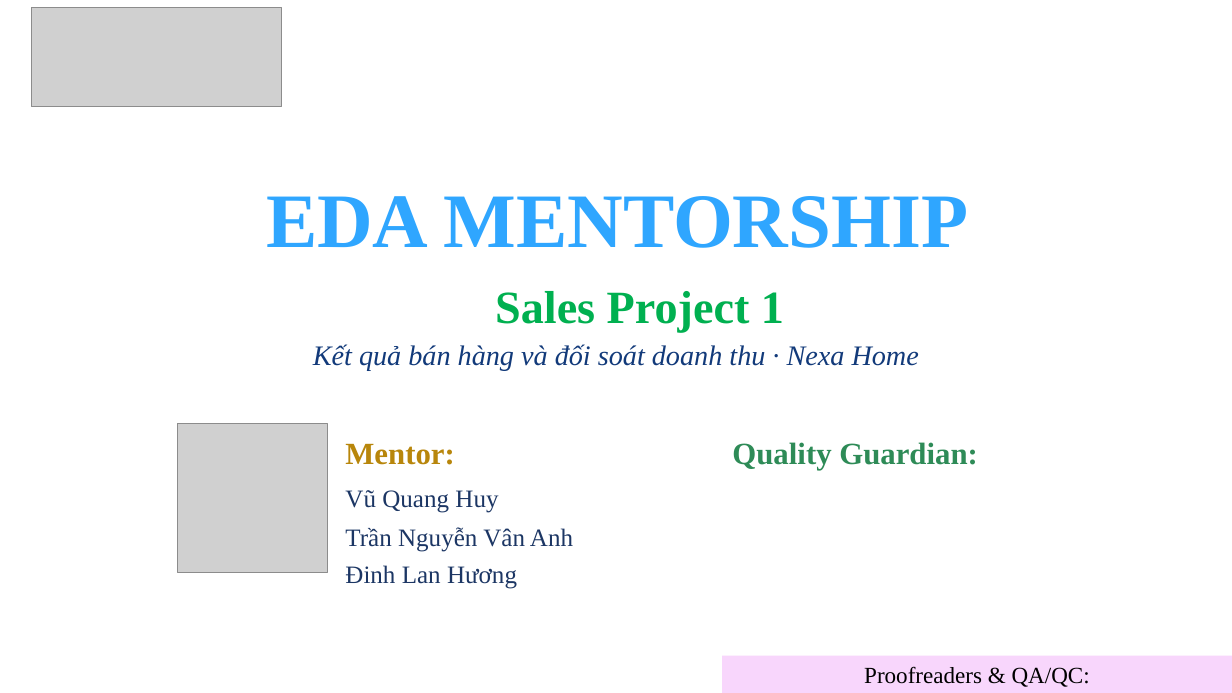
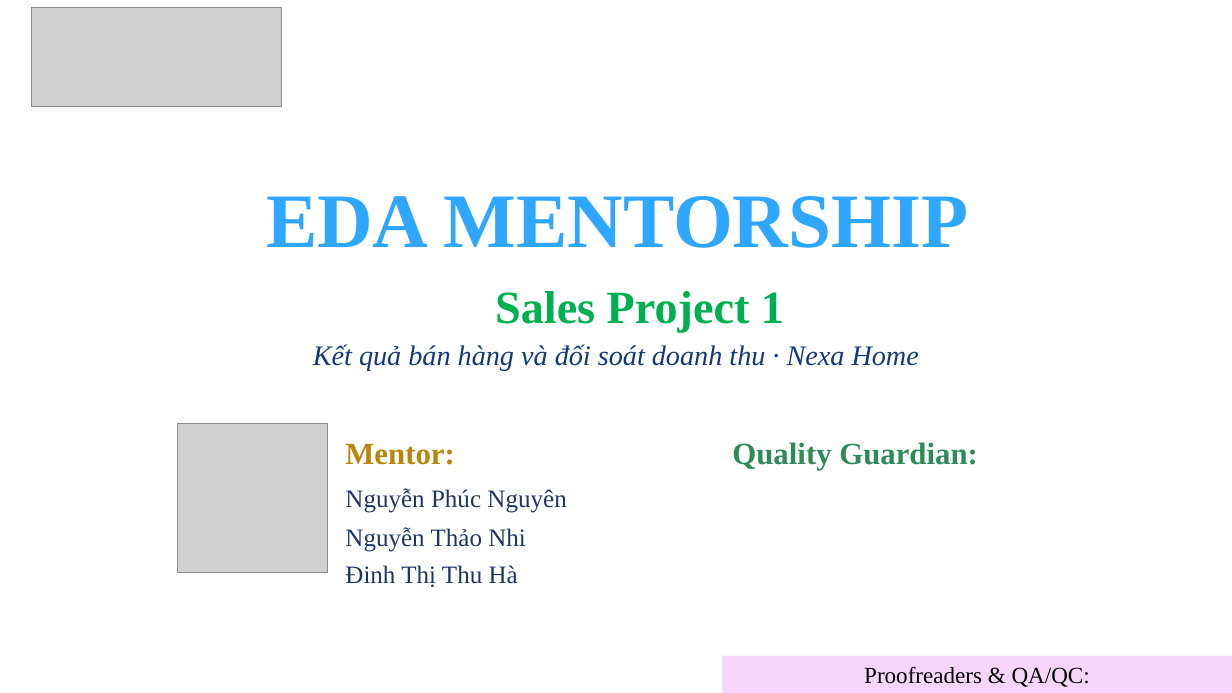
Before and after one commit to nguyennguyenphuc/eDA-Mentor, a slide deck: slide 1 of Sales/Sales Data/Project 1/Slide_Project_1.pptx. Drawn at 1232x693 pixels with LibreOffice and Linux fonts; fonts in the diff are those of the drawing; grey boxes stand for pictures. Boxes give left, top, right and bottom in pixels: in the first picture for what was removed or moved away, otherwise in the second. Text is boxed around its words. In the diff, an @@ line names an element or a change of style, - is before the commit and + after.

```diff
--- a/Sales/Sales Data/Project 1/Slide_Project_1.pptx
+++ b/Sales/Sales Data/Project 1/Slide_Project_1.pptx
@@ text at [345, 488, 566, 513]: text changed @@
-Vũ Quang Huy
+Nguyễn Phúc Nguyên
@@ text at [345, 527, 526, 552]: text changed @@
-Trần Nguyễn Vân Anh
+Nguyễn Thảo Nhi
@@ text at [345, 565, 518, 587]: text changed @@
-Đinh Lan Hương
+Đinh Thị Thu Hà
```
Also in this commit, not shown: 1 other file.
